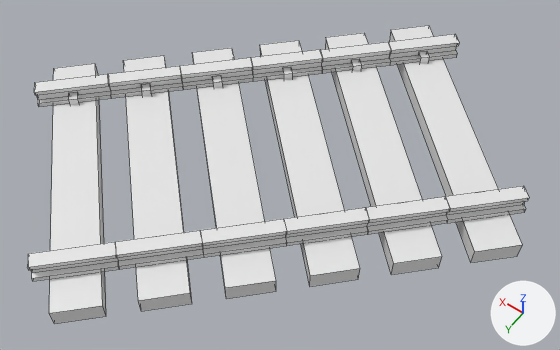
One commit to the OBJ model src/main/resources/assets/tc/models/track_straight_45degree_small.obj: the scene before it, then after it.
Both versions are drawn from a 50 mm camera at (-0.438, 1.741, 1.884) aimed at (0.429, 0.528, -0.022). The axes (+X, +Y, +Z) are drawn at lower right. The lights are the same throughout. The first picture is the older version. Mesh edges are drawn as thin lines. Where no turn or scale is listed for an object, it has been applied to the vertices.

Objects in the first picture: 'track_normal.001_track_normal.002'.
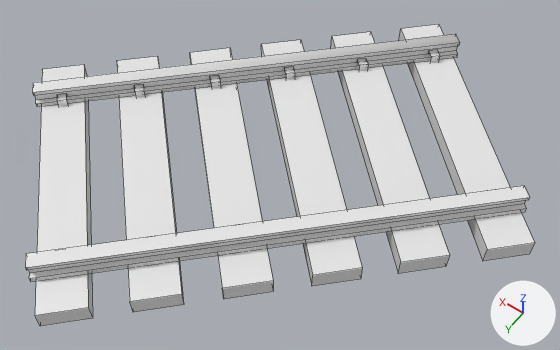
Where the change shows, as pixel boxes (x1, y1, x2, y2) in the pictures (560 x 350 px; the box of a moved part takes in the faces that stretch with it):
'track_normal.001_track_normal.002', reshaped: before (28, 25, 529, 324); after (25, 24, 534, 326)
part 1 of me_track_normal_001_track_normal_002, moved or reshaped: before (351, 59, 362, 71); after (357, 58, 368, 71)
part 2 of me_track_normal_001_track_normal_002, moved or reshaped: before (141, 84, 152, 96); after (134, 84, 145, 97)
part 3 of me_track_normal_001_track_normal_002, moved or reshaped: before (123, 56, 192, 311); after (117, 56, 184, 312)
part 4 of me_track_normal_001_track_normal_002, moved or reshaped: before (192, 48, 276, 299); after (190, 48, 273, 299)
part 5 of me_track_normal_001_track_normal_002, moved or reshaped: before (260, 40, 360, 286); after (261, 40, 362, 286)
part 6 of me_track_normal_001_track_normal_002, moved or reshaped: before (325, 33, 442, 275); after (331, 32, 449, 274)
part 7 of me_track_normal_001_track_normal_002, moved or reshaped: before (69, 92, 80, 105); after (57, 93, 68, 106)
part 8 of me_track_normal_001_track_normal_002, moved or reshaped: before (49, 63, 106, 324); after (35, 65, 93, 326)
part 9 of me_track_normal_001_track_normal_002, moved or reshaped: before (389, 25, 522, 263); after (399, 24, 534, 261)
part 10 of me_track_normal_001_track_normal_002, moved or reshaped: before (418, 51, 430, 63); after (428, 50, 440, 62)
part 11 of me_track_normal_001_track_normal_002, reshaped: before (28, 242, 119, 281); after (29, 204, 527, 282)
part 12 of me_track_normal_001_track_normal_002, reshaped: before (34, 74, 112, 107); after (34, 46, 458, 104)
part 13 of me_track_normal_001_track_normal_002, deleted: before (388, 34, 459, 65)

The change, as a diff of the scene's bpy script:
```diff
--- a/src/main/resources/assets/tc/models/track_straight_45degree_small.obj.py
+++ b/src/main/resources/assets/tc/models/track_straight_45degree_small.obj.py
@@ me_track_normal_001_track_normal_002 @@
-me_track_normal_001_track_normal_002.from_pydata(...)  # 432 vertices, 360 faces; spans x -0.3..1.3, y -0.3..1.3, z -0.03..0.09
-me_track_normal_001_track_normal_002.materials.append(mat_default_obj_001)  # white #e7e7e7
-me_track_normal_001_track_normal_002.materials.append(mat_default_obj)  # white #e7e7e7
-me_track_normal_001_track_normal_002.materials.append(mat_default_obj_002)  # white #e7e7e7
-me_track_normal_001_track_normal_002.materials.append(mat_default_obj_003)  # white #e7e7e7
+me_track_normal_001_track_normal_002.from_pydata(...)  # 192 vertices, 124 faces; spans x -0.32..1.32, y -0.32..1.32, z -0.03..0.09
+# me_track_normal_001_track_normal_002 part 1: the loose piece of 8 vertices spanning x 0.44..0.49, y 0.01..0.06, z -0.03..0.05 is moved by (-0.02, -0.02, 0.0), in mat_default_obj_004 (white #e7e7e7)
+# me_track_normal_001_track_normal_002 part 2: the loose piece of 8 vertices spanning x 0.94..0.98, y 0.51..0.56, z -0.03..0.05 is moved by (0.02, 0.02, 0.0)
+# me_track_normal_001_track_normal_002 part 3: the loose piece of 8 vertices spanning x 0.37..1.13, y 0.37..1.13, z -0.03..0.03 is turned -180 degrees about the z axis through its middle, then moved by (0.02, 0.02, 0.0)
+# me_track_normal_001_track_normal_002 part 4: the loose piece of 8 vertices spanning x 0.2..0.96, y 0.2..0.96, z -0.03..0.03 is turned -180 degrees about the z axis through its middle, then moved by (0.01, 0.01, 0.0), in mat_default_obj_004 (white #e7e7e7)
+# me_track_normal_001_track_normal_002 part 5: the loose piece of 8 vertices spanning x 0.03..0.8, y 0.03..0.8, z -0.03..0.03 is turned -180 degrees about the z axis through its middle, in mat_default_obj_004 (white #e7e7e7)
+# me_track_normal_001_track_normal_002 part 6: the loose piece of 8 vertices spanning x -0.13..0.63, y -0.13..0.63, z -0.03..0.03 is turned -180 degrees about the z axis through its middle, then moved by (-0.02, -0.02, 0.0), in mat_default_obj_004 (white #e7e7e7)
+# me_track_normal_001_track_normal_002 part 7: the loose piece of 8 vertices spanning x 1.11..1.15, y 0.68..0.72, z -0.03..0.05 is moved by (0.03, 0.03, 0.0), in mat_default_obj_004 (white #e7e7e7)
+# me_track_normal_001_track_normal_002 part 8: the loose piece of 8 vertices spanning x 0.53..1.3, y 0.53..1.3, z -0.03..0.03 is turned -180 degrees about the z axis through its middle, then moved by (0.03, 0.03, 0.0), in mat_default_obj_004 (white #e7e7e7)
+# me_track_normal_001_track_normal_002 part 9: the loose piece of 8 vertices spanning x -0.3..0.47, y -0.3..0.47, z -0.03..0.03 is turned -180 degrees about the z axis through its middle, then moved by (-0.03, -0.03, 0.0), in mat_default_obj_004 (white #e7e7e7)
+# me_track_normal_001_track_normal_002 part 10: the loose piece of 8 vertices spanning x 0.28..0.32, y -0.15..-0.11, z -0.03..0.05 is moved by (-0.03, -0.03, 0.0), in mat_default_obj_004 (white #e7e7e7)
+# me_track_normal_001_track_normal_002 part 11: 16 vertices removed from x 0.58..0.77, y 1.04..1.25, z 0.03..0.09; 4 vertices added at x 0.75..0.78, y 1.23..1.26, z 0.03..0.07
+# me_track_normal_001_track_normal_002 part 12: 16 vertices removed from x 1.04..1.25, y 0.58..0.77, z 0.03..0.09; 4 vertices added at x 1.23..1.26, y 0.75..0.78, z 0.03..0.07
+# me_track_normal_001_track_normal_002 part 13: 12 vertices removed from x 0.38..0.42, y -0.09..-0.05, z 0.03..0.09
+# other edits to the shape of me_track_normal_001_track_normal_002 do not show in these pictures
 me_track_normal_001_track_normal_002.materials.append(mat_default_obj_004)
-me_track_normal_001_track_normal_002.materials.append(mat_default_obj_005)  # white #e7e7e7
```
